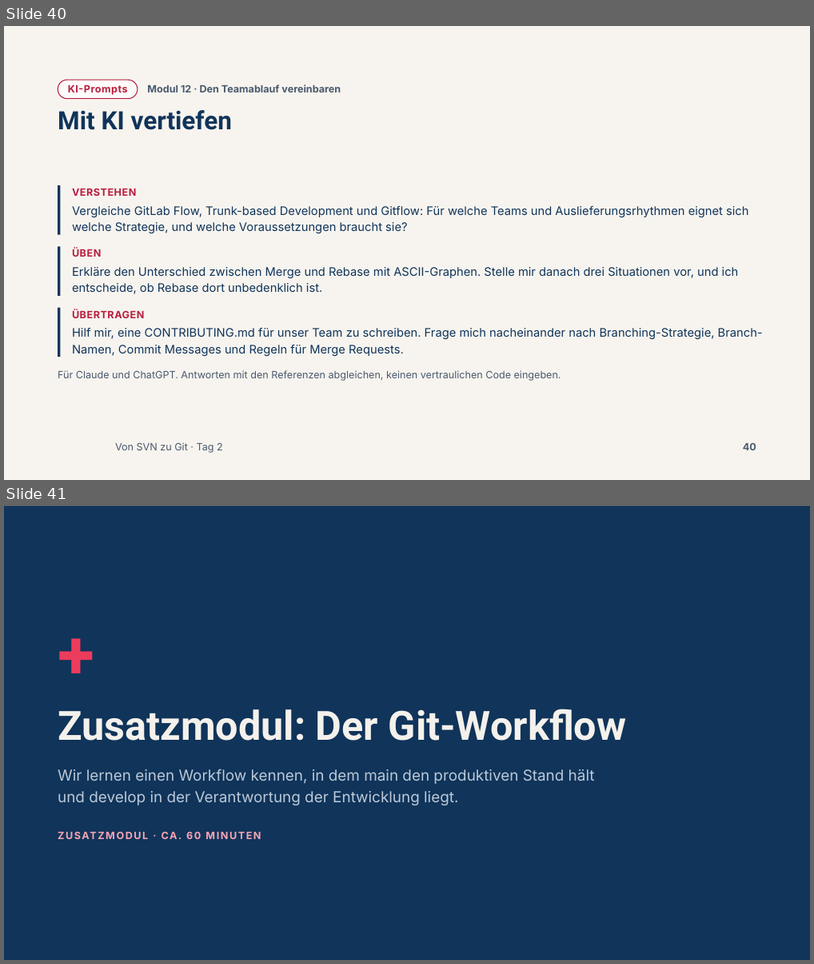
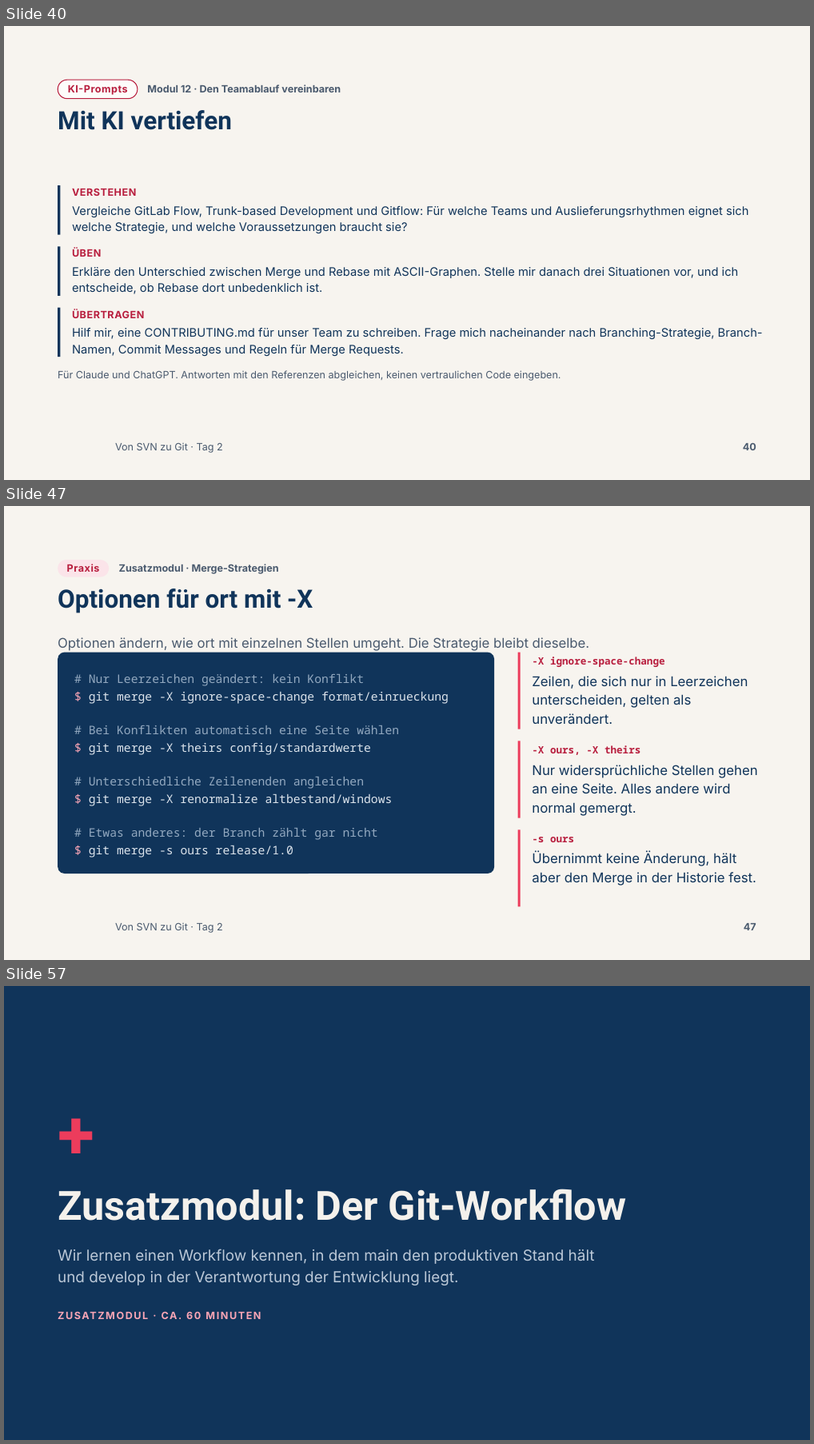
Before and after one commit to AndreasSchoenfeldUser/Von-SVN-zu-Git-Workshop, a slide deck: slides/pptx/tag2.pptx. Shown one above the other, each under a label of ours: slides 40 and 41 before the commit, slides 40, 47 and 57 after it; the slides between them are not shown. The pictures are 814x964 and 814x1444 pixels, drawn with LibreOffice and Linux fonts; fonts in the diff are those of the drawing; background and template pictures are left out. Boxes give left, top, right and bottom in pixels: in the first picture for what was removed or moved away, otherwise in the second. Text is boxed around its words. In the diff, an @@ line names an element or a change of style, - is before the commit and + after.

```diff
--- a/slides/pptx/tag2.pptx
+++ b/slides/pptx/tag2.pptx
@@ slide 47 added at bbox=[4, 506, 810, 960], background #F7F4EF; not listed: 1 template element that a slide beside it also shows @@
@@ rounded rectangle added at bbox=[58, 560, 110, 576], fill #FBE4E9 @@
@@ text added at bbox=[67, 564, 100, 572], 12 pt, text #B81E3E, bold @@
+Praxis
@@ text added at bbox=[119, 564, 279, 574], 12 pt, text #4A5A6E, bold @@
+Zusatzmodul · Merge-Strategien
@@ title added at bbox=[58, 588, 313, 613], 30 pt, text #10345A, bold @@
+Optionen für ort mit -X
@@ text added at bbox=[58, 637, 590, 651], 16 pt, text #4A5A6E @@
+Optionen ändern, wie ort mit einzelnen Stellen umgeht. Die Strategie bleibt dieselbe.
@@ rounded rectangle added at bbox=[58, 652, 494, 874], fill #10345A @@
@@ rectangle added at bbox=[518, 652, 521, 729], fill #EC3C5C @@
@@ text added at bbox=[532, 656, 666, 667], 12 pt, text #B81E3E, bold @@
+-X ignore-space-change
@@ text added at bbox=[89, 674, 449, 857], 14 pt, text #93A9C0 @@
+# Nur Leerzeichen geändert: kein Konflikt
+$ git merge -X ignore-space-change format/einrueckung
+# Bei Konflikten automatisch eine Seite wählen
+$ git merge -X theirs config/standardwerte
+# Unterschiedliche Zeilenenden angleichen
+$ git merge -X renormalize altbestand/windows
+# Etwas anderes: der Branch zählt gar nicht
+$ git merge -s ours release/1.0
@@ text added at bbox=[532, 676, 748, 724], 16 pt, text #10345A @@
+Zeilen, die sich nur in Leerzeichen unterscheiden, gelten als unverändert.
@@ rectangle added at bbox=[518, 740, 521, 817], fill #EC3C5C @@
@@ text added at bbox=[532, 745, 641, 755], 12 pt, text #B81E3E, bold @@
+-X ours, -X theirs
@@ text added at bbox=[532, 764, 758, 816], 16 pt, text #10345A @@
+Nur widersprüchliche Stellen gehen an eine Seite. Alles andere wird normal gemergt.
@@ rectangle added at bbox=[518, 830, 521, 907], fill #EC3C5C @@
@@ text added at bbox=[532, 836, 574, 842], 12 pt, text #B81E3E, bold @@
+-s ours
@@ text added at bbox=[532, 852, 757, 885], 16 pt, text #10345A @@
+Übernimmt keine Änderung, hält aber den Merge in der Historie fest.
@@ page number added at bbox=[744, 923, 757, 930], 12 pt, text #4A5A6E, bold @@
+47
@@ what was slide 41 is now slide 57 @@
```
Also in this commit, not shown: 1 slide changed, 15 other slides added, 44 other files.
